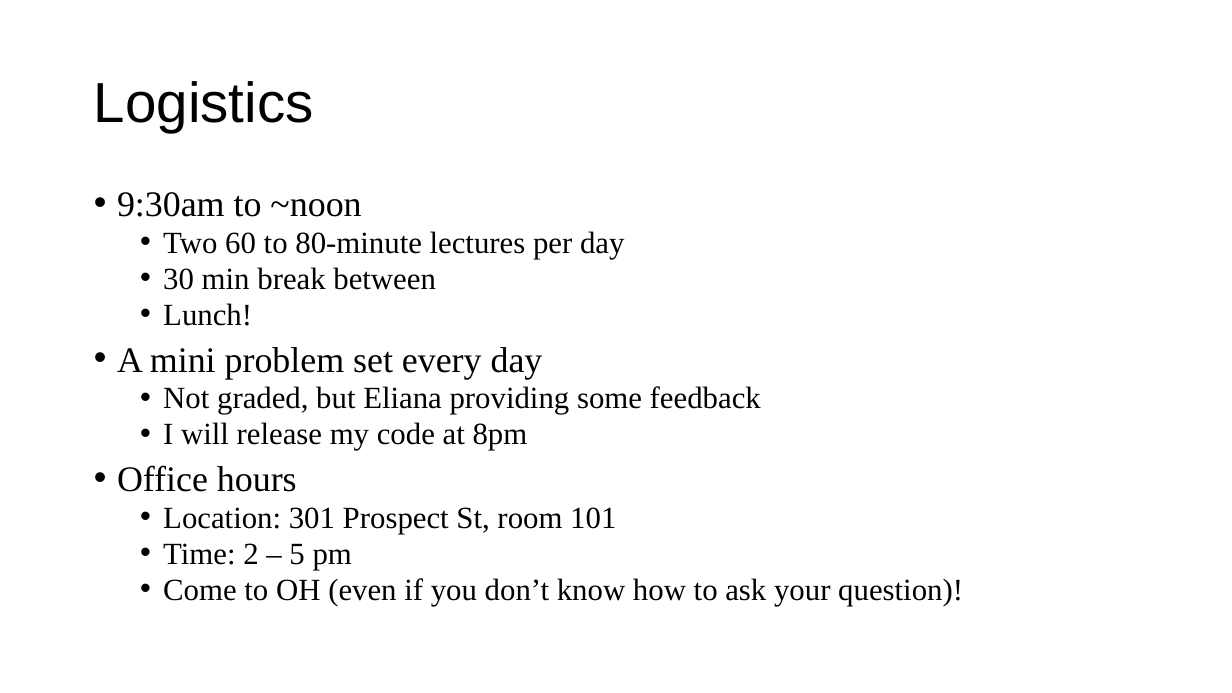
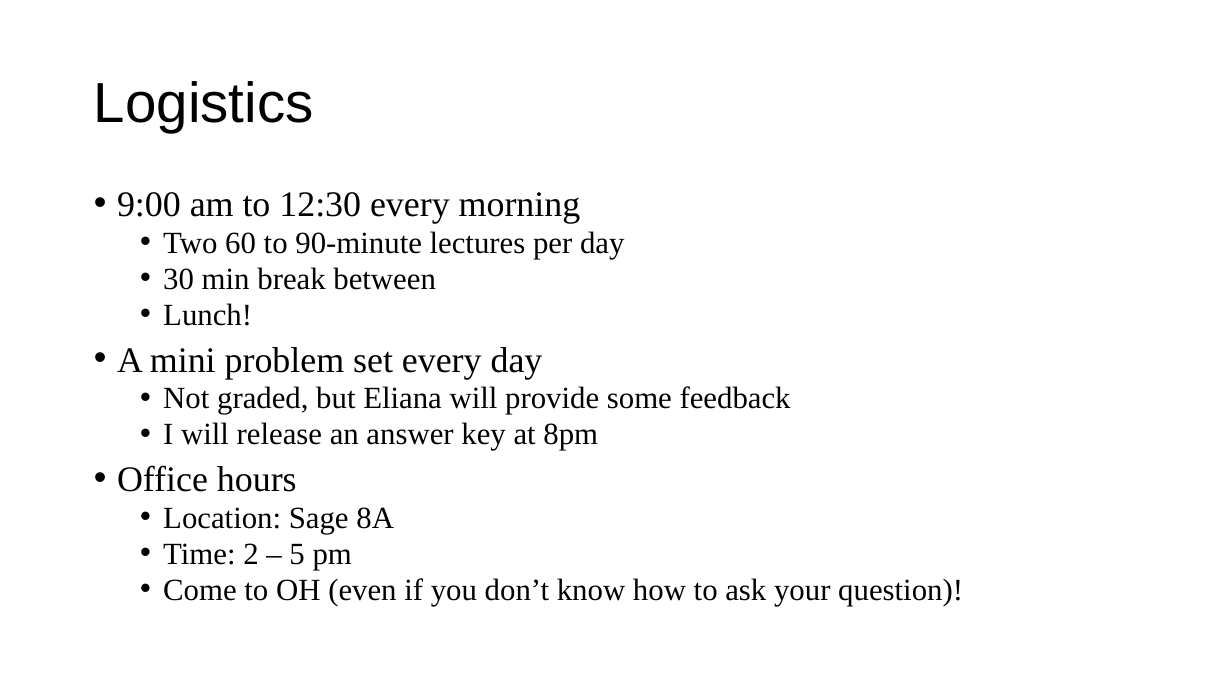
Before and after one commit to a5creel/intro_to_programming, a slide deck: slide 7 of lecture_material/1_think_like_computer.pptx. Drawn at 1232x693 pixels with LibreOffice and Linux fonts; fonts in the diff are those of the drawing. Boxes give left, top, right and bottom in pixels: in the first picture for what was removed or moved away, otherwise in the second. Text is boxed around its words. In the diff, an @@ line names an element or a change of style, - is before the commit and + after.

```diff
--- a/lecture_material/1_think_like_computer.pptx
+++ b/lecture_material/1_think_like_computer.pptx
@@ text at box(117, 192, 624, 259): text changed @@
-• 9:30am to ~noon
-  • Two 60 to 80-minute lectures per day
+• 9:00 am to 12:30 every morning
+  • Two 60 to 90-minute lectures per day
@@ text at box(163, 386, 791, 450): text changed @@
-  • Not graded, but Eliana providing some feedback
-  • I will release my code at 8pm
+  • Not graded, but Eliana will provide some feedback
+  • I will release an answer key at 8pm
@@ text at box(163, 507, 394, 534): text changed @@
-  • Location: 301 Prospect St, room 101
+  • Location: Sage 8A
```
Also in this commit, not shown: 12 other slides changed, 4 other files.
